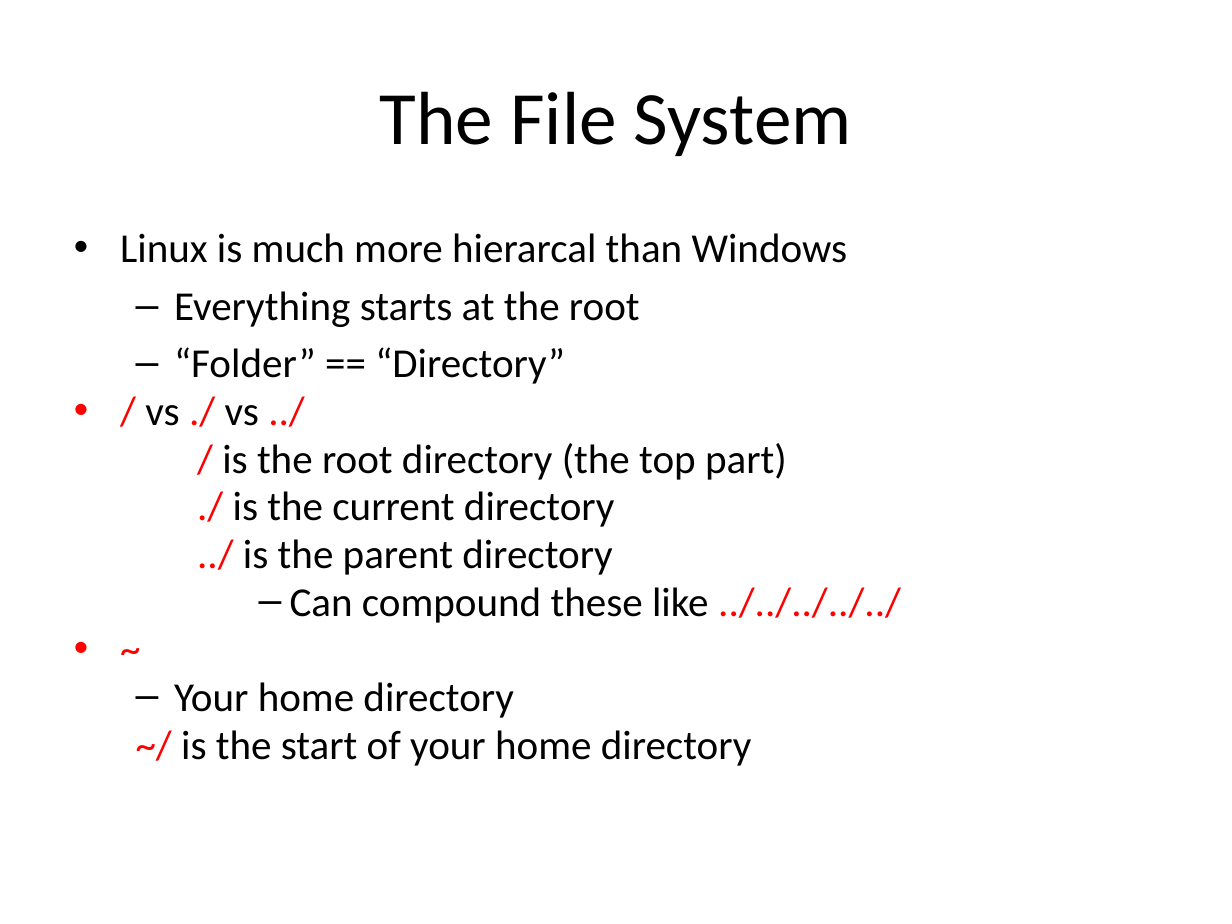
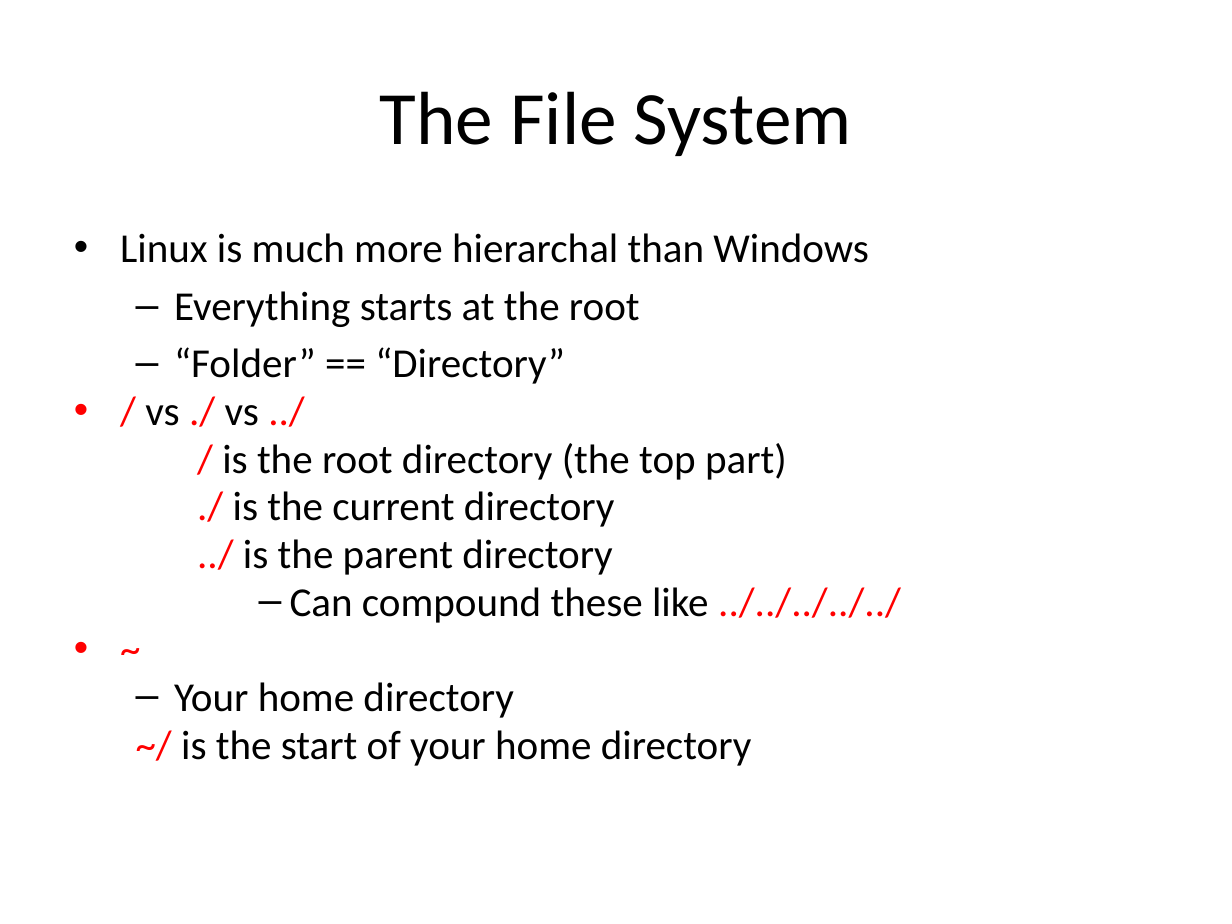
Before and after one commit to uwmadisonieee/Tutorials, a slide deck: slide 17 of Linux/Linux_101.pptx. Drawn at 1232x924 pixels with LibreOffice and Linux fonts; fonts in the diff are those of the drawing. Boxes give left, top, right and bottom in pixels: in the first picture for what was removed or moved away, otherwise in the second. Text is boxed around its words. In the diff, an @@ line names an element or a change of style, - is before the commit and + after.

```diff
--- a/Linux/Linux_101.pptx
+++ b/Linux/Linux_101.pptx
@@ text at box(120, 233, 869, 263): text changed @@
-• Linux is much more hierarcal than Windows
+• Linux is much more hierarchal than Windows
```
Also in this commit, not shown: 3 other slides changed, 1 other file.
